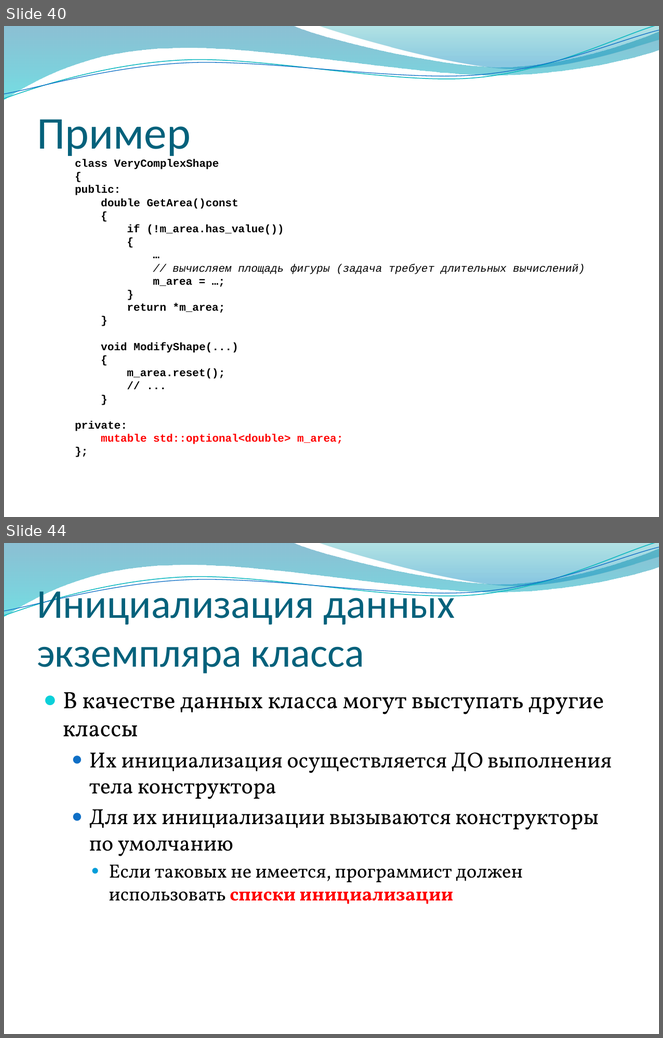
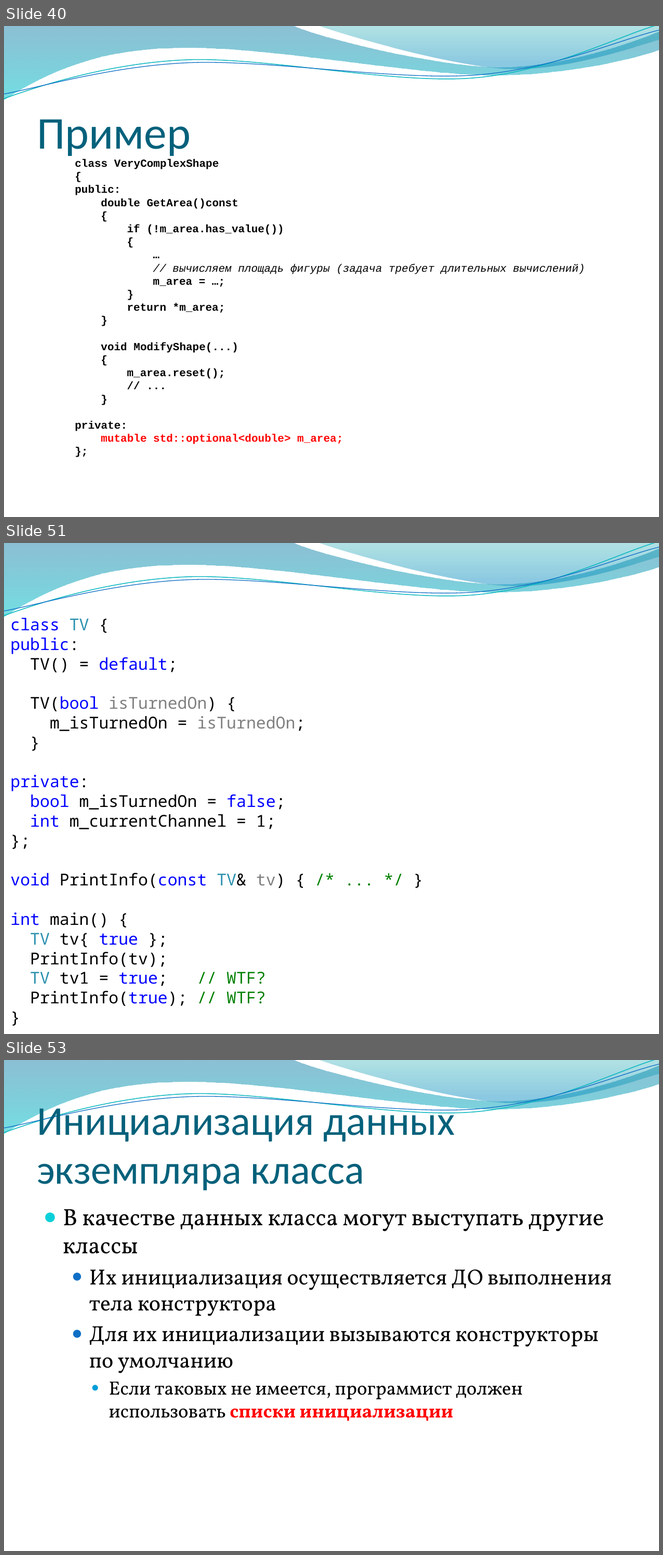
Before and after one commit to alexey-malov/oop, a slide deck: lectures/02/Основы ООП.pptx. Shown one above the other, each under a label of ours: slides 40 and 44 before the commit, slides 40, 51 and 53 after it; the slides between them are not shown. The pictures are 663x1038 and 663x1555 pixels, drawn with LibreOffice and Linux fonts; fonts in the diff are those of the drawing; background and template pictures are left out. Boxes give left, top, right and bottom in pixels: in the first picture for what was removed or moved away, otherwise in the second. Text is boxed around its words. In the diff, an @@ line names an element or a change of style, - is before the commit and + after.

```diff
--- a/lectures/02/Основы ООП.pptx
+++ b/lectures/02/Основы ООП.pptx
@@ slide 51 added at <box>4,543,659,1034</box>, background picture (left out); not listed: 4 template elements that a slide beside it also shows @@
@@ text added at <box>10,618,306,1006</box>, 18 pt, text #000000 @@
+class TV {
+public:
+TV() = default;
+TV(bool isTurnedOn) {
+m_isTurnedOn = isTurnedOn;
+}
+private:
+bool m_isTurnedOn = false;
+int m_currentChannel = 1;
+};
+void PrintInfo(const TV& tv) { /* ... */ }
+int main() {
+TV tv{ true };
+PrintInfo(tv);
+TV tv1 = true; // WTF?
+PrintInfo(true); // WTF?
+}
@@ what was slide 44 is now slide 53 @@
```
Also in this commit, not shown: 4 slides changed, 8 other slides added.
